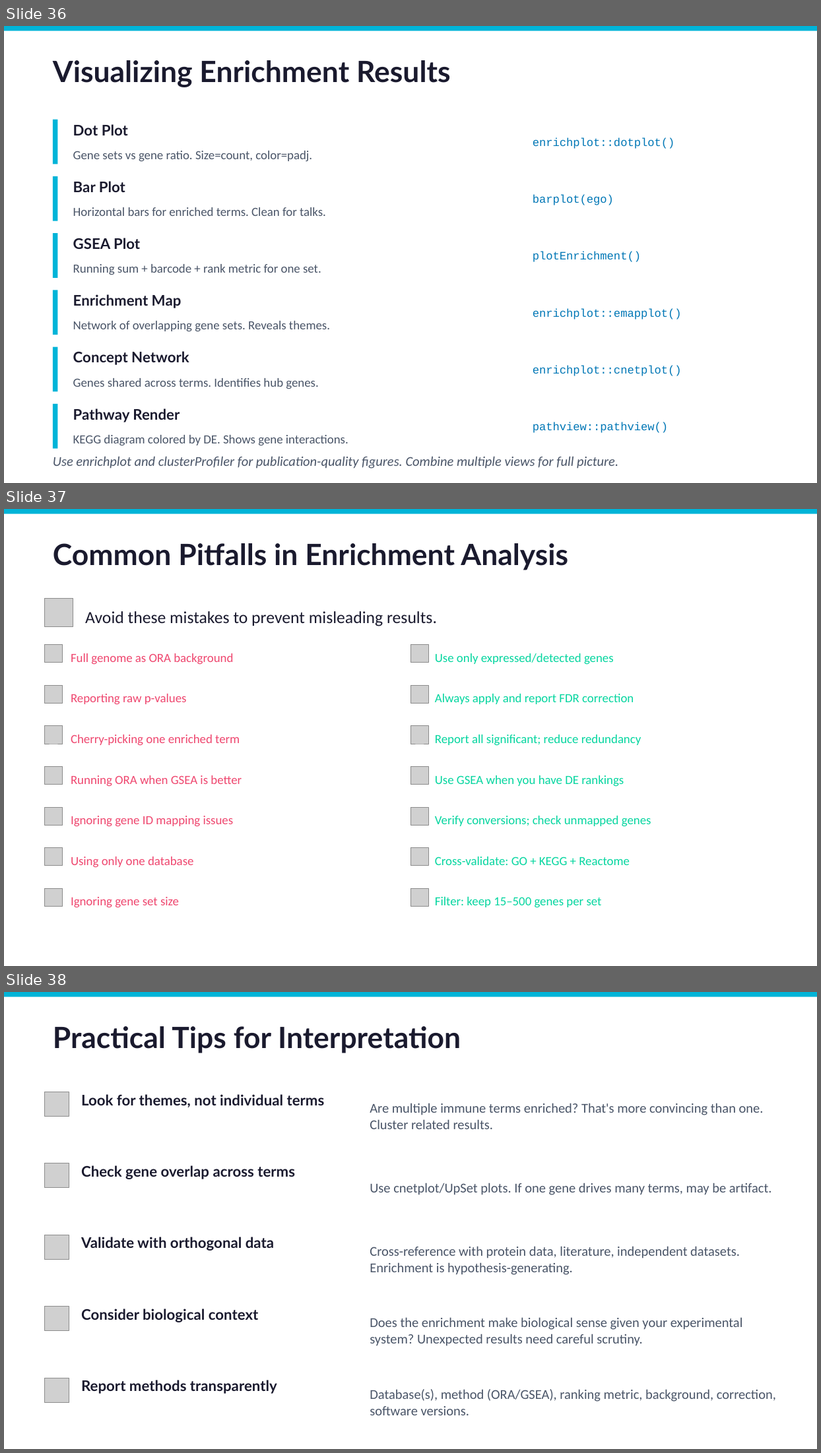
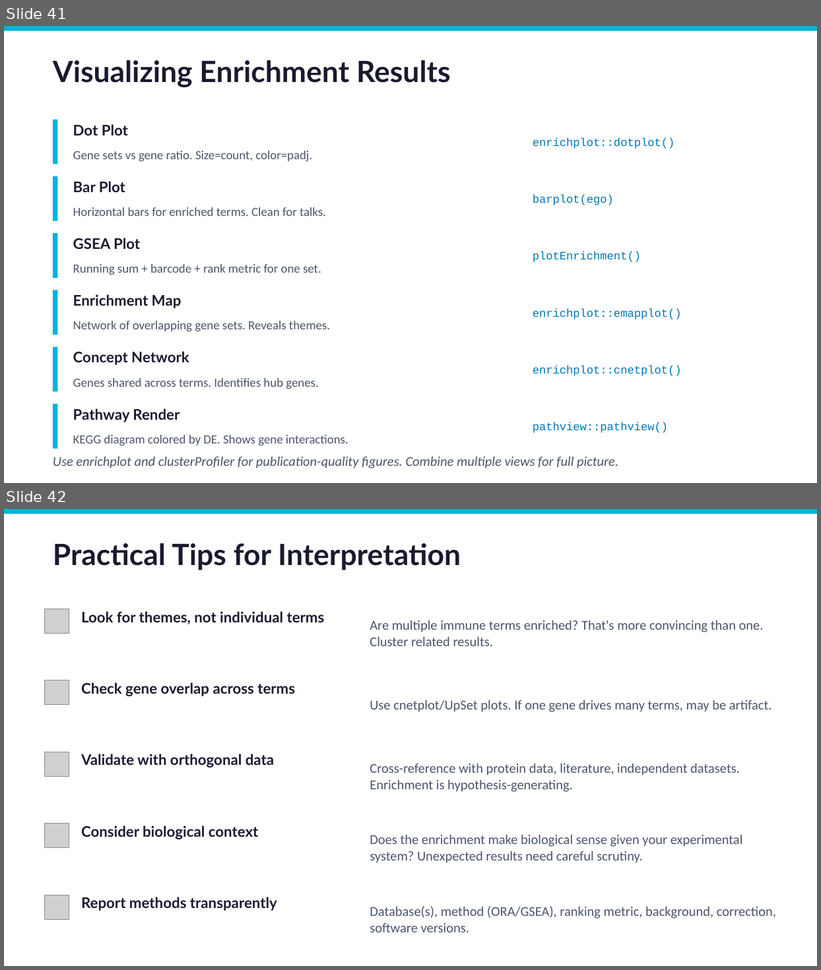
Before and after one commit to NorahSAlghamdi/bioinformatics-HCT-Training, a slide deck: Day6_Slides_Differential_Expression_v2.pptx. Shown one above the other, each under a label of ours: slides 36, 37 and 38 before the commit, slides 41 and 42 after it. The pictures are 821x1453 and 821x970 pixels, drawn with LibreOffice and Linux fonts; fonts in the diff are those of the drawing; grey boxes stand for pictures. Boxes give left, top, right and bottom in pixels: in the first picture for what was removed or moved away, otherwise in the second. Text is boxed around its words. In the diff, an @@ line names an element or a change of style, - is before the commit and + after.

```diff
--- a/Day6_Slides_Differential_Expression_v2.pptx
+++ b/Day6_Slides_Differential_Expression_v2.pptx
@@ slide 37 removed at <box>4,509,817,966</box>, background #FFFFFF @@
@@ rectangle removed at <box>4,509,817,514</box> @@
@@ text removed at <box>53,543,568,570</box> @@
-Common Pitfalls in Enrichment Analysis
@@ picture removed at <box>45,599,73,627</box> @@
@@ text removed at <box>85,611,437,626</box> @@
-Avoid these mistakes to prevent misleading results.
@@ picture removed at <box>45,645,63,663</box> @@
@@ picture removed at <box>411,645,428,663</box> @@
@@ text removed at <box>71,654,233,665</box> @@
-Full genome as ORA background
@@ text removed at <box>435,654,614,665</box> @@
-Use only expressed/detected genes
@@ picture removed at <box>45,685,63,703</box> @@
@@ picture removed at <box>411,685,428,703</box> @@
@@ text removed at <box>71,694,187,704</box> @@
-Reporting raw p-values
@@ text removed at <box>435,694,634,704</box> @@
-Always apply and report FDR correction
@@ picture removed at <box>45,726,63,744</box> @@
@@ picture removed at <box>411,726,428,744</box> @@
@@ text removed at <box>71,735,240,745</box> @@
-Cherry-picking one enriched term
@@ text removed at <box>435,735,642,746</box> @@
-Report all significant; reduce redundancy
@@ picture removed at <box>45,767,63,785</box> @@
@@ text removed at <box>71,776,242,786</box> @@
-Running ORA when GSEA is better
@@ picture removed at <box>411,767,428,785</box> @@
@@ text removed at <box>435,776,624,787</box> @@
-Use GSEA when you have DE rankings
@@ picture removed at <box>45,807,63,825</box> @@
@@ text removed at <box>71,816,234,827</box> @@
-Ignoring gene ID mapping issues
@@ picture removed at <box>411,807,428,825</box> @@
@@ text removed at <box>435,816,651,827</box> @@
-Verify conversions; check unmapped genes
@@ picture removed at <box>45,848,63,866</box> @@
@@ text removed at <box>71,857,193,867</box> @@
-Using only one database
@@ picture removed at <box>411,848,428,866</box> @@
@@ text removed at <box>435,857,630,865</box> @@
-Cross-validate: GO + KEGG + Reactome
@@ picture removed at <box>45,889,63,907</box> @@
@@ text removed at <box>71,897,179,908</box> @@
-Ignoring gene set size
@@ picture removed at <box>411,889,428,907</box> @@
@@ text removed at <box>435,897,602,908</box> @@
-Filter: keep 15–500 genes per set
@@ what was slide 36 is now slide 41 @@
@@ what was slide 38 is now slide 42 @@
```
Also in this commit, not shown: 8 slides changed, 7 slides added, 5 other slides removed.
